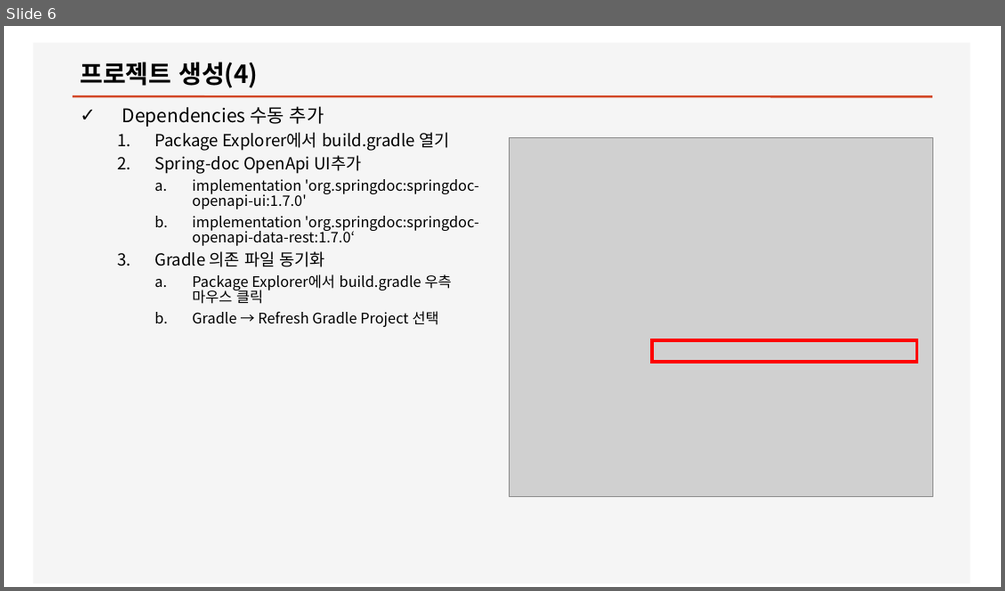
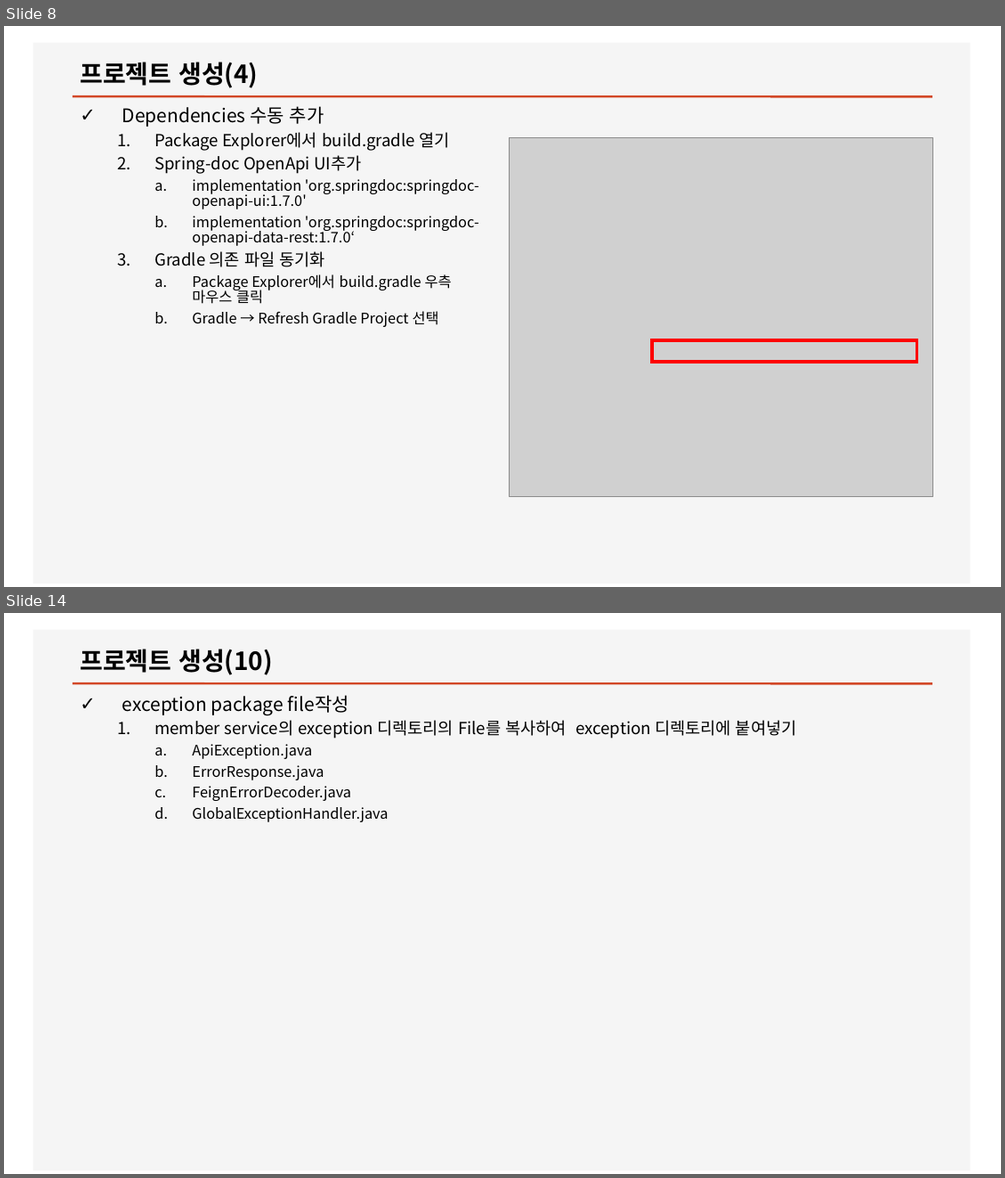
Before and after one commit to ByounggwanLee/CareMoa, a slide deck: Doc/프로젝트생성.pptx. Shown one above the other, each under a label of ours: slide 6 before the commit, slides 8 and 14 after it; the slides between them are not shown. The pictures are 1005x591 and 1005x1178 pixels, drawn with LibreOffice and Linux fonts; fonts in the diff are those of the drawing; grey boxes stand for pictures. Boxes give left, top, right and bottom in pixels: in the first picture for what was removed or moved away, otherwise in the second. Text is boxed around its words. In the diff, an @@ line names an element or a change of style, - is before the commit and + after.

Commit message:
Helper 프로젝트 및 메뉴얼 보강

```diff
--- a/Doc/프로젝트생성.pptx
+++ b/Doc/프로젝트생성.pptx
@@ slide 14 added at (4,613,1001,1174), background #FFFFFF; not listed: 2 template elements that a slide beside it also shows @@
@@ title added at (80,649,273,675), 24 pt, text #000000, bold @@
+프로젝트 생성(10)
@@ text added at (122,695,797,822), 14 pt, text #000000 @@
+✓ exception package file작성
+  1. member service의 exception 디렉토리의 File를 복사하여 exception 디렉토리에 붙여넣기
+    a. ApiException.java
+    b. ErrorResponse.java
+    c. FeignErrorDecoder.java
+    d. GlobalExceptionHandler.java
@@ what was slide 6 is now slide 8 @@
```
Also in this commit, not shown: 2 slides changed, 8 other slides added, 10 other files.
